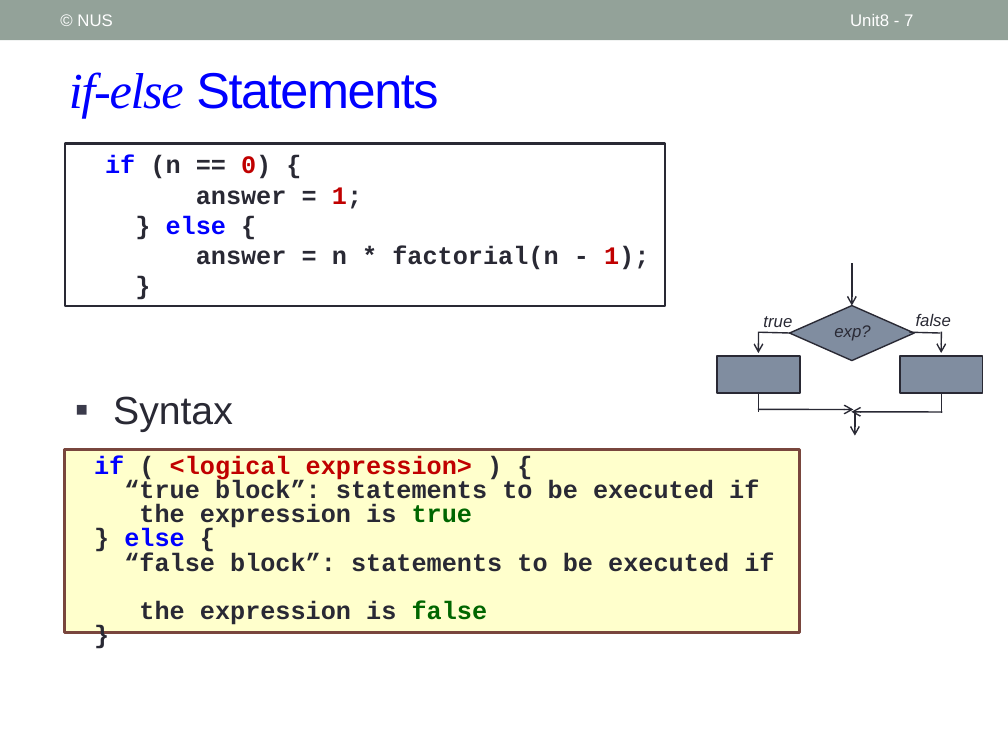
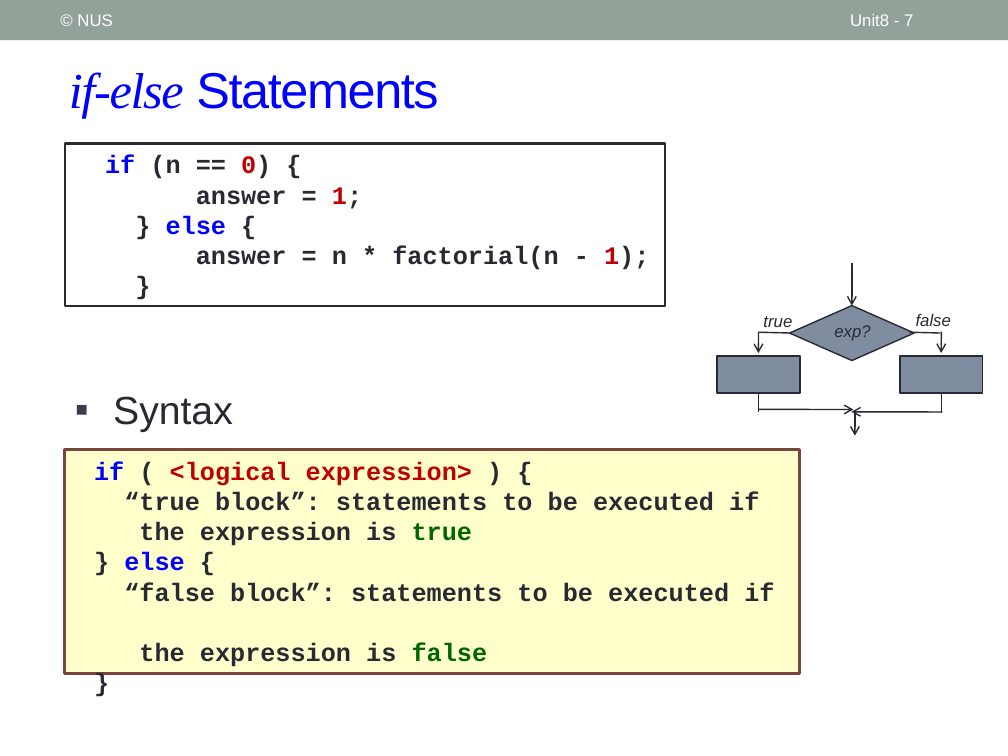
Before and after one commit to nus-cs1010-2021-s2/website, a slide deck: slide 7 of slides/Unit8_Conditional Statements.pptx. Drawn at 1008x756 pixels with LibreOffice and Linux fonts; fonts in the diff are those of the drawing. Boxes give left, top, right and bottom in pixels: in the first picture for what was removed or moved away, otherwise in the second. Text is boxed around its words. In the diff, an @@ line names an element or a change of style, - is before the commit and + after.

```diff
--- a/slides/Unit8_Conditional Statements.pptx
+++ b/slides/Unit8_Conditional Statements.pptx
@@ rectangle "if ( <logical expression> ) ...": place and size @@
-rectangle "if ( <logical expression> ) ..." at [65,450,799,632]
+rectangle "if ( <logical expression> ) ..." at [65,450,799,673]
@@ rectangle "if ( <logical expression> ) ..." at [65,450,799,673]: line spacing 0.8 to 1 @@
```
Also in this commit, not shown: 7 other slides changed, 2 slides added, 7 other files.
